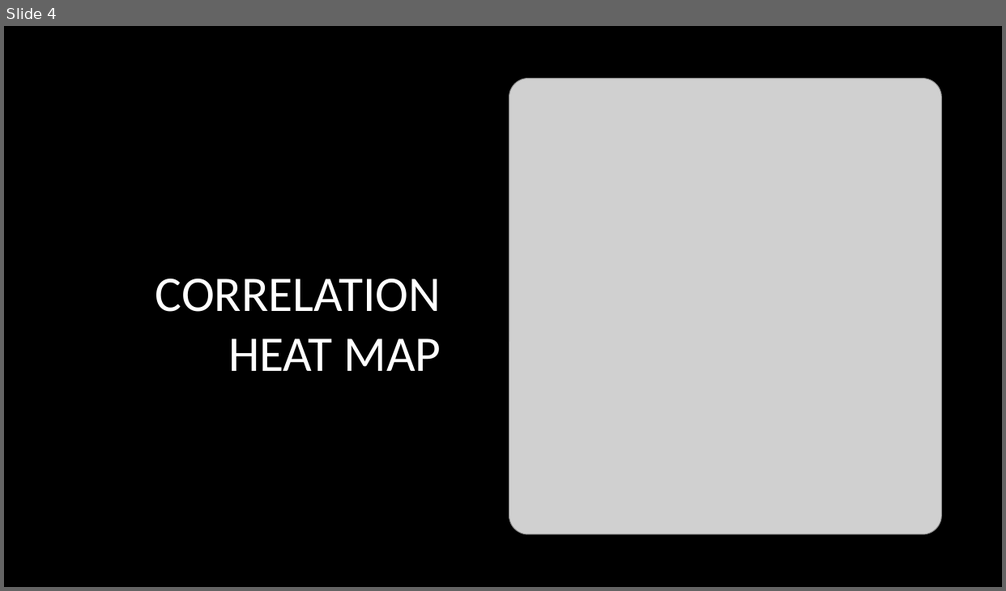
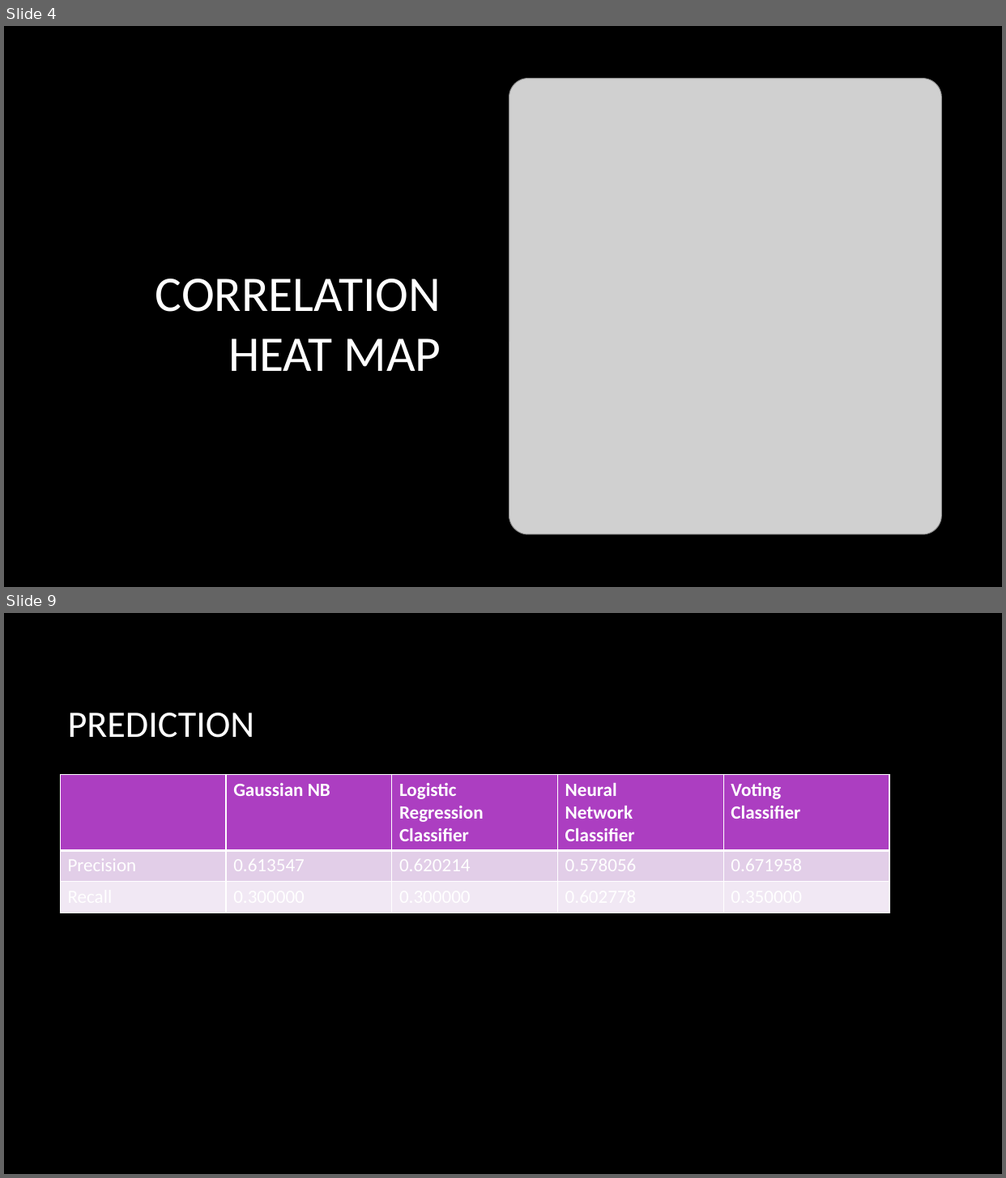
Before and after one commit to LilInformat/UofT-3253-OzoneAnalysis, a slide deck: Ozone Days Forecasting.pptx. Shown one above the other, each under a label of ours: slide 4 before the commit, slides 4 and 9 after it; the slides between them are not shown. The pictures are 1006x591 and 1006x1178 pixels, drawn with LibreOffice and Linux fonts; fonts in the diff are those of the drawing; grey boxes stand for pictures; background and template pictures are left out. Boxes give left, top, right and bottom in pixels: in the first picture for what was removed or moved away, otherwise in the second. Text is boxed around its words. In the diff, an @@ line names an element or a change of style, - is before the commit and + after.

```diff
--- a/Ozone Days Forecasting.pptx
+++ b/Ozone Days Forecasting.pptx
@@ slide 9 added at bbox=[4, 613, 1002, 1174], background picture (left out) @@
@@ title added at bbox=[68, 713, 255, 738], 36 pt, text #FFFFFF @@
+PREDICTION
@@ table added at bbox=[60, 775, 891, 912], 3 rows, 5 columns @@
+ | Gaussian NB | Logistic / Regression / Classifier | Neural / Network / Classifier | Voting / Classifier
+Precision | 0.613547 | 0.620214 | 0.578056 | 0.671958
+Recall | 0.300000 | 0.300000 | 0.602778 | 0.350000
```
Also in this commit, not shown: 3 slides changed, 3 other slides added, 1 slide removed.
